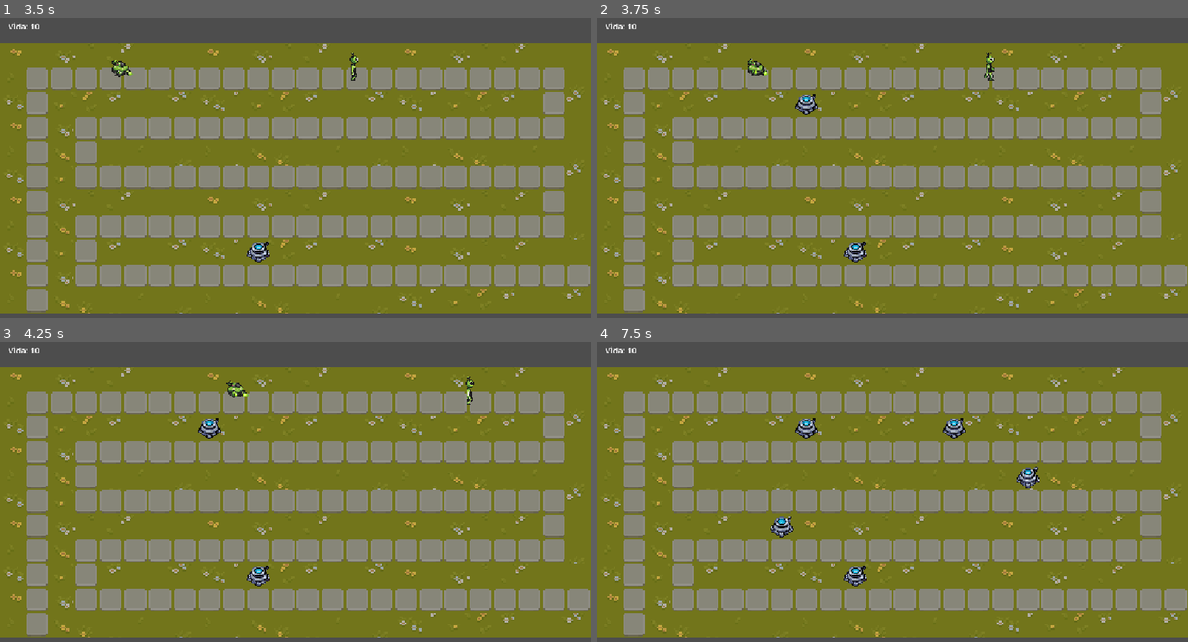
Above: before the commit, frames 1-4 (two rows, left to right).
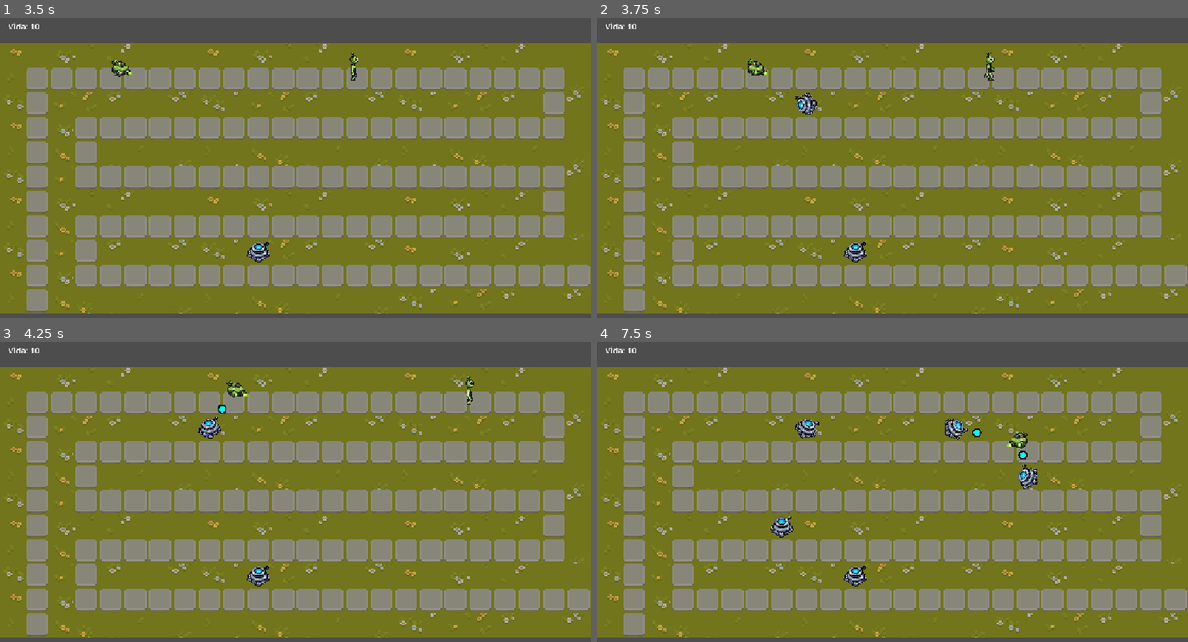
Above: after the commit, the same moments.

Repository: D4MC04/proyecto_dam2b
Game: Godot game, scene res://scenes/level.tscn
The game is run twice, just before and just after one commit, with the same random seed, the same clock (stepped at 60 frames per second) and the same inputs. The project has no main scene, so this scene is started directly.
Inputs (mouse positions are in pixels of both pictures, inside the frame that each line leads up to):
- Up to frame 1 (3.5 s): tap Enter at 0.5 s; move the mouse to (265, 246) at 0.52 s; tap R every 0.75 s from 0.6 to 2.85 s; click (265, 246) at 0.67 s; tap Space at 1.25 s; move the mouse to (472, 228) at 1.27 s; click (472, 228) at 1.42 s; move the mouse to (118, 129) at 2.02 s; click (118, 129) at 2.17 s; move the mouse to (325, 177) at 2.77 s; click (325, 177) at 2.92 s
- Up to frame 2 (3.75 s): move the mouse to (803, 96) at 3.52 s; tap R at 3.6 s; click (803, 96) at 3.67 s
- Up to frame 3 (4.25 s): no input
- Up to frame 4 (7.5 s): move the mouse to (1022, 486) at 4.27 s; tap R every 0.75 s from 4.35 to 7.35 s; click (1022, 486) at 4.42 s; move the mouse to (774, 519) at 5.02 s; click (774, 519) at 5.17 s; move the mouse to (951, 429) at 5.77 s; click (951, 429) at 5.92 s; move the mouse to (862, 570) at 6.52 s; click (862, 570) at 6.67 s; move the mouse to (1069, 552) at 7.27 s; click (1069, 552) at 7.42 s

Frame 1 is identical in both runs. In frame 2, 0.2% of the frame differs, in the area x 33-38%, y 24-33%; in frame 3, 0.1%; in frame 4, 0.7%, in the area x 33-75%, y 25-50%.

Commit message:
Tower rotates toward its target and fires a homing projectile
- scripts/bullet.gd (+ .uid): Node2D drawn in code (cyan dot, dark outline),
  flies at 300 px/s toward the target's current position, calls hit() within
  4 px, frees itself without damage if the target no longer exists
- scripts/tower.gd: Sprite2D rotates toward the nearest enemy in range
  (angle + PI/4, sprite faces up-right by default); each timer tick spawns a
  bullet instead of instant damage
- project.godot and friend files untouched

Co-Authored-By: Claude Sonnet 5 <noreply@anthropic.com>

Diff:
--- /dev/null
+++ b/scripts/bullet.gd
@@ -0,0 +1,20 @@
+extends Node2D
+
+const VELOCIDAD = 300.0
+
+var objetivo
+
+func _process(delta):
+	if not is_instance_valid(objetivo):
+		queue_free()
+		return
+	var destino = objetivo.global_position
+	if global_position.distance_to(destino) <= 4.0:
+		objetivo.hit()
+		queue_free()
+		return
+	global_position = global_position.move_toward(destino, VELOCIDAD * delta)
+
+func _draw():
+	draw_circle(Vector2.ZERO, 3.0, Color.BLACK)
+	draw_circle(Vector2.ZERO, 2.0, Color.CYAN)
--- a/scripts/tower.gd
+++ b/scripts/tower.gd
@@ -1,9 +1,25 @@
 extends Node2D
+
+const BALA = preload("res://scripts/bullet.gd")
 
 func _ready():
 	$Timer.timeout.connect(_on_timer_timeout)
 
+func _process(_delta):
+	var objetivo = _mas_cercano()
+	if objetivo:
+		# el sprite mira arriba a la derecha (-45 grados) por defecto
+		$Sprite2D.rotation = (objetivo.global_position - global_position).angle() + PI / 4
+
 func _on_timer_timeout():
+	var objetivo = _mas_cercano()
+	if objetivo:
+		var bala = BALA.new()
+		bala.objetivo = objetivo
+		get_parent().add_child(bala)
+		bala.global_position = global_position
+
+func _mas_cercano():
 	var cercano = null
 	var mejor = INF
 	for a in $Range.get_overlapping_areas():
@@ -11,8 +27,7 @@
 		if d < mejor:
 			mejor = d
 			cercano = a
-	if cercano:
-		cercano.hit()
+	return cercano
 
 func ajustar_a_casilla(tamano: Vector2):
 	$Sprite2D.scale = tamano / $Sprite2D.texture.get_size()
Not shown, added: scripts/bullet.gd.uid
